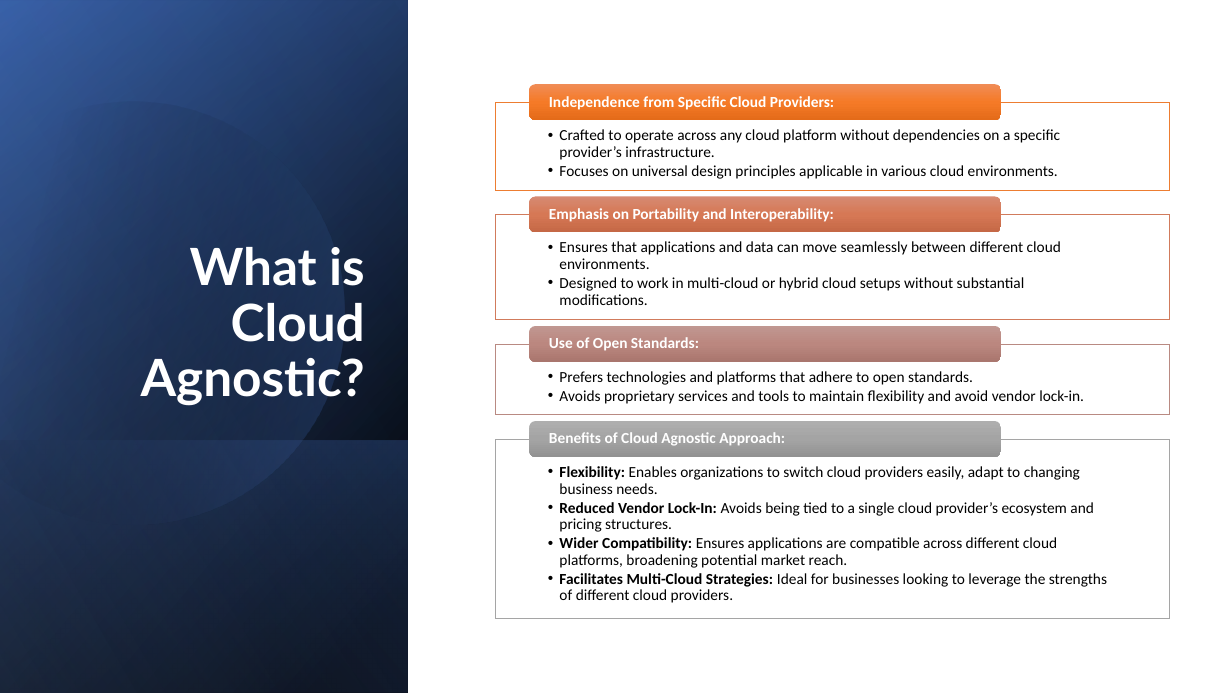
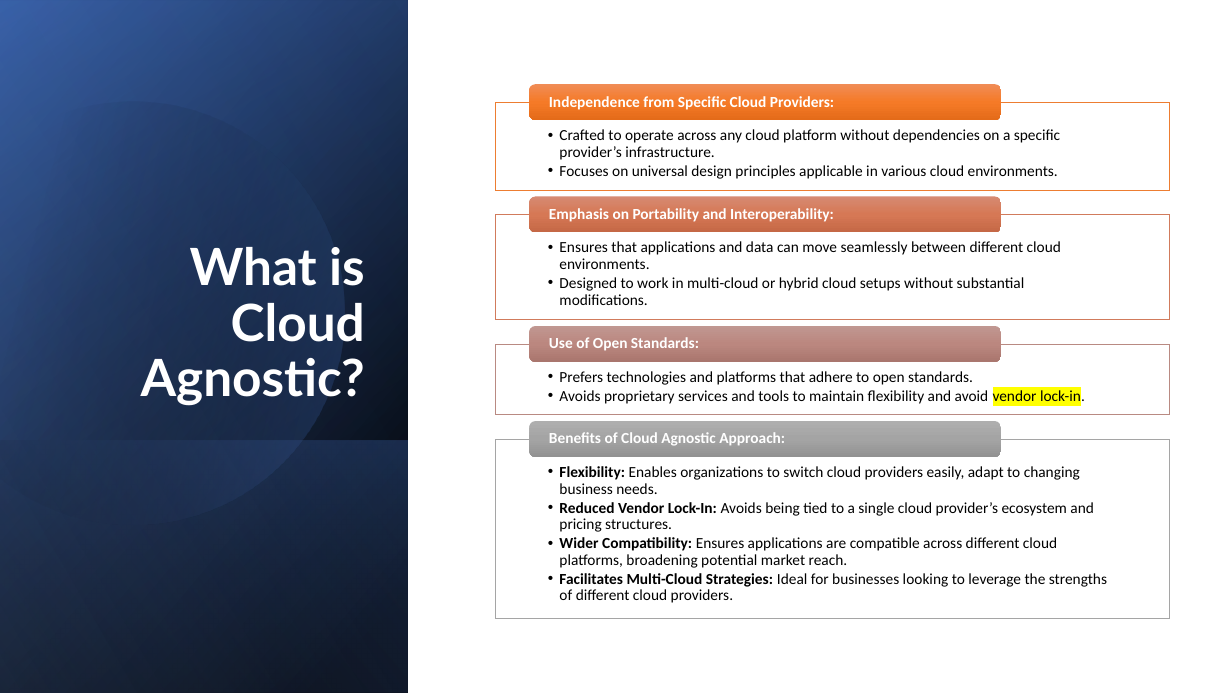
Before and after one commit to IlyaChakun/aws-iba-courses, a slide deck: slide 4 of lecture-materials/0_architect_related/CloudNative_vs_CloudAgnostic/cloudNative_vs_CloudAgnostic.pptx. Drawn at 1232x693 pixels with LibreOffice and Linux fonts; fonts in the diff are those of the drawing. Boxes give left, top, right and bottom in pixels: in the first picture for what was removed or moved away, otherwise in the second. Text is boxed around its words. In the diff, an @@ line names an element or a change of style, - is before the commit and + after.

```diff
--- a/lecture-materials/0_architect_related/CloudNative_vs_CloudAgnostic/cloudNative_vs_CloudAgnostic.pptx
+++ b/lecture-materials/0_architect_related/CloudNative_vs_CloudAgnostic/cloudNative_vs_CloudAgnostic.pptx
@@ text at bbox=[559, 388, 1085, 406]: highlight none to #FFFF00 in "vendor lock-in." @@
```
Also in this commit, not shown: 7 other files.
